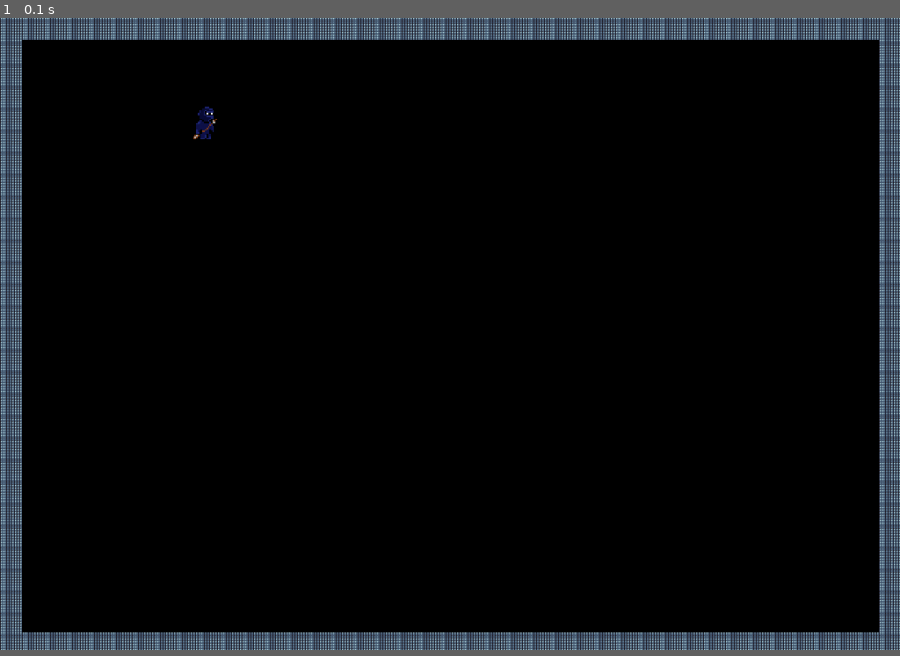
Above: before the commit, frame 1.
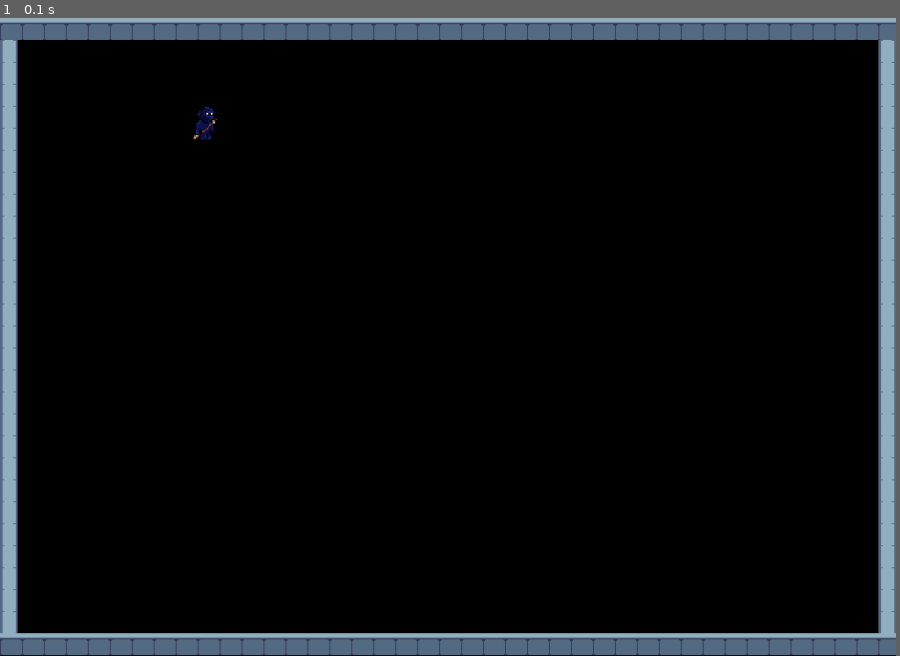
Above: after the commit, the same moment.

Repository: insper-classroom/devlife-23-1-projeto-pygame-gustavoc_sarti
Game: pygame game, started from main.py
Two runs of this game, one before a commit and one after it. Both use one fixed random seed, a clock stepped at 60 frames per second and the inputs below.
Inputs:
- Up to frame 1 (0.1 s): no input
In our replay, the window is 900x632 before the commit and 896x638 after it. These sizes can differ from the game's own. Grey fills any space a smaller window leaves; there, only what the larger window draws over its background counts as a difference.

The runs differ from the first frame. In frame 1, 8.2% of the frame differs, in the area x 0-100%, y 0-100%.

Commit message:
novas paredes

Diff:
--- a/config.py
+++ b/config.py
@@ -1,38 +1,36 @@
-import pygame
-
-SCREEN_HEIGHT = 720
-SCREEN_WIDTH = 1024
+SCREEN_HEIGHT = 726
+SCREEN_WIDTH = 1020
 
 WALL_GAP = 25
 
 MAP = [
     ['X','X','X','X','X','X','X','X','X','X','X','X','X','X','X','X','X','X','X','X','X','X','X','X','X','X','X','X','X','X','X','X','X','X','X','X','X','X','X','X','X'],
-    ['X',' ',' ',' ',' ',' ',' ',' ',' ',' ',' ',' ',' ',' ',' ',' ',' ',' ',' ',' ',' ',' ',' ',' ',' ',' ',' ',' ',' ',' ',' ',' ',' ',' ',' ',' ',' ',' ',' ',' ','X'],
-    ['X',' ',' ',' ',' ',' ','p',' ',' ',' ',' ',' ',' ',' ',' ',' ',' ',' ',' ',' ',' ',' ',' ',' ',' ',' ',' ',' ',' ',' ',' ',' ',' ',' ',' ',' ',' ',' ',' ',' ','X'],
-    ['X',' ',' ',' ',' ',' ',' ',' ',' ',' ',' ',' ',' ',' ',' ',' ',' ',' ',' ',' ',' ',' ',' ',' ',' ',' ',' ',' ',' ',' ',' ',' ',' ',' ',' ',' ',' ',' ',' ',' ','X'],
-    ['X',' ',' ',' ',' ',' ',' ',' ',' ',' ',' ',' ',' ',' ',' ',' ',' ',' ',' ',' ',' ',' ',' ',' ',' ',' ',' ',' ',' ',' ',' ',' ',' ',' ',' ',' ',' ',' ',' ',' ','X'],
-    ['X',' ',' ',' ',' ',' ',' ',' ',' ',' ',' ',' ',' ',' ',' ',' ',' ',' ',' ',' ',' ',' ',' ',' ',' ',' ',' ',' ',' ',' ',' ',' ',' ',' ',' ',' ',' ',' ',' ',' ','X'],
-    ['X',' ',' ',' ',' ',' ',' ',' ',' ',' ',' ',' ',' ',' ',' ',' ',' ',' ',' ',' ',' ',' ',' ',' ',' ',' ',' ',' ',' ',' ',' ',' ',' ',' ',' ',' ',' ',' ',' ',' ','X'],
-    ['X',' ',' ',' ',' ',' ',' ',' ',' ',' ',' ',' ',' ',' ',' ',' ',' ',' ',' ',' ',' ',' ',' ',' ',' ',' ',' ',' ',' ',' ',' ',' ',' ',' ',' ',' ',' ',' ',' ',' ','X'],
-    ['X',' ',' ',' ',' ',' ',' ',' ',' ',' ',' ',' ',' ',' ',' ',' ',' ',' ',' ',' ',' ',' ',' ',' ',' ',' ',' ',' ',' ',' ',' ',' ',' ',' ',' ',' ',' ',' ',' ',' ','X'],
-    ['X',' ',' ',' ',' ',' ',' ',' ',' ',' ',' ',' ',' ',' ',' ',' ',' ',' ',' ',' ',' ',' ',' ',' ',' ',' ',' ',' ',' ',' ',' ',' ',' ',' ',' ',' ',' ',' ',' ',' ','X'],
-    ['X',' ',' ',' ',' ',' ',' ',' ',' ',' ',' ',' ',' ',' ',' ',' ',' ',' ',' ',' ',' ',' ',' ',' ',' ',' ',' ',' ',' ',' ',' ',' ',' ',' ',' ',' ',' ',' ',' ',' ','X'],
-    ['X',' ',' ',' ',' ',' ',' ',' ',' ',' ',' ',' ',' ',' ',' ',' ',' ',' ',' ',' ',' ',' ',' ',' ',' ',' ',' ',' ',' ',' ',' ',' ',' ',' ',' ',' ',' ',' ',' ',' ','X'],
-    ['X',' ',' ',' ',' ',' ',' ',' ',' ',' ',' ',' ',' ',' ',' ',' ',' ',' ',' ',' ',' ',' ',' ',' ',' ',' ',' ',' ',' ',' ',' ',' ',' ',' ',' ',' ',' ',' ',' ',' ','X'],
-    ['X',' ',' ',' ',' ',' ',' ',' ',' ',' ',' ',' ',' ',' ',' ',' ',' ',' ',' ',' ',' ',' ',' ',' ',' ',' ',' ',' ',' ',' ',' ',' ',' ',' ',' ',' ',' ',' ',' ',' ','X'],
-    ['X',' ',' ',' ',' ',' ',' ',' ',' ',' ',' ',' ',' ',' ',' ',' ',' ',' ',' ',' ',' ',' ',' ',' ',' ',' ',' ',' ',' ',' ',' ',' ',' ',' ',' ',' ',' ',' ',' ',' ','X'],
-    ['X',' ',' ',' ',' ',' ',' ',' ',' ',' ',' ',' ',' ',' ',' ',' ',' ',' ',' ',' ',' ',' ',' ',' ',' ',' ',' ',' ',' ',' ',' ',' ',' ',' ',' ',' ',' ',' ',' ',' ','X'],
-    ['X',' ',' ',' ',' ',' ',' ',' ',' ',' ',' ',' ',' ',' ',' ',' ',' ',' ',' ',' ',' ',' ',' ',' ',' ',' ',' ',' ',' ',' ',' ',' ',' ',' ',' ',' ',' ',' ',' ',' ','X'],
-    ['X',' ',' ',' ',' ',' ',' ',' ',' ',' ',' ',' ',' ',' ',' ',' ',' ',' ',' ',' ',' ',' ',' ',' ',' ',' ',' ',' ',' ',' ',' ',' ',' ',' ',' ',' ',' ',' ',' ',' ','X'],
-    ['X',' ',' ',' ',' ',' ',' ',' ',' ',' ',' ',' ',' ',' ',' ',' ',' ',' ',' ',' ',' ',' ',' ',' ',' ',' ',' ',' ',' ',' ',' ',' ',' ',' ',' ',' ',' ',' ',' ',' ','X'],
-    ['X',' ',' ',' ',' ',' ',' ',' ',' ',' ',' ',' ',' ',' ',' ',' ',' ',' ',' ',' ',' ',' ',' ',' ',' ',' ',' ',' ',' ',' ',' ',' ',' ',' ',' ',' ',' ',' ',' ',' ','X'],
-    ['X',' ',' ',' ',' ',' ',' ',' ',' ',' ',' ',' ',' ',' ',' ',' ',' ',' ',' ',' ',' ',' ',' ',' ',' ',' ',' ',' ',' ',' ',' ',' ',' ',' ',' ',' ',' ',' ',' ',' ','X'],
-    ['X',' ',' ',' ',' ',' ',' ',' ',' ',' ',' ',' ',' ',' ',' ',' ',' ',' ',' ',' ',' ',' ',' ',' ',' ',' ',' ',' ',' ',' ',' ',' ',' ',' ',' ',' ',' ',' ',' ',' ','X'],
-    ['X',' ',' ',' ',' ',' ',' ',' ',' ',' ',' ',' ',' ',' ',' ',' ',' ',' ',' ',' ',' ',' ',' ',' ',' ',' ',' ',' ',' ',' ',' ',' ',' ',' ',' ',' ',' ',' ',' ',' ','X'],
-    ['X',' ',' ',' ',' ',' ',' ',' ',' ',' ',' ',' ',' ',' ',' ',' ',' ',' ',' ',' ',' ',' ',' ',' ',' ',' ',' ',' ',' ',' ',' ',' ',' ',' ',' ',' ',' ',' ',' ',' ','X'],
-    ['X',' ',' ',' ',' ',' ',' ',' ',' ',' ',' ',' ',' ',' ',' ',' ',' ',' ',' ',' ',' ',' ',' ',' ',' ',' ',' ',' ',' ',' ',' ',' ',' ',' ',' ',' ',' ',' ',' ',' ','X'],
-    ['X',' ',' ',' ',' ',' ',' ',' ',' ',' ',' ',' ',' ',' ',' ',' ',' ',' ',' ',' ',' ',' ',' ',' ',' ',' ',' ',' ',' ',' ',' ',' ',' ',' ',' ',' ',' ',' ',' ',' ','X'],
-    ['X',' ',' ',' ',' ',' ',' ',' ',' ',' ',' ',' ',' ',' ',' ',' ',' ',' ',' ',' ',' ',' ',' ',' ',' ',' ',' ',' ',' ',' ',' ',' ',' ',' ',' ',' ',' ',' ',' ',' ','X'],
-    ['X',' ',' ',' ',' ',' ',' ',' ',' ',' ',' ',' ',' ',' ',' ',' ',' ',' ',' ',' ',' ',' ',' ',' ',' ',' ',' ',' ',' ',' ',' ',' ',' ',' ',' ',' ',' ',' ',' ',' ','X'],
+    ['S',' ',' ',' ',' ',' ',' ',' ',' ',' ',' ',' ',' ',' ',' ',' ',' ',' ',' ',' ',' ',' ',' ',' ',' ',' ',' ',' ',' ',' ',' ',' ',' ',' ',' ',' ',' ',' ',' ',' ','S'],
+    ['S',' ',' ',' ',' ',' ','p',' ',' ',' ',' ',' ',' ',' ',' ',' ',' ',' ',' ',' ',' ',' ',' ',' ',' ',' ',' ',' ',' ',' ',' ',' ',' ',' ',' ',' ',' ',' ',' ',' ','S'],
+    ['S',' ',' ',' ',' ',' ',' ',' ',' ',' ',' ',' ',' ',' ',' ',' ',' ',' ',' ',' ',' ',' ',' ',' ',' ',' ',' ',' ',' ',' ',' ',' ',' ',' ',' ',' ',' ',' ',' ',' ','S'],
+    ['S',' ',' ',' ',' ',' ',' ',' ',' ',' ',' ',' ',' ',' ',' ',' ',' ',' ',' ',' ',' ',' ',' ',' ',' ',' ',' ',' ',' ',' ',' ',' ',' ',' ',' ',' ',' ',' ',' ',' ','S'],
+    ['S',' ',' ',' ',' ',' ',' ',' ',' ',' ',' ',' ',' ',' ',' ',' ',' ',' ',' ',' ',' ',' ',' ',' ',' ',' ',' ',' ',' ',' ',' ',' ',' ',' ',' ',' ',' ',' ',' ',' ','S'],
+    ['S',' ',' ',' ',' ',' ',' ',' ',' ',' ',' ',' ',' ',' ',' ',' ',' ',' ',' ',' ',' ',' ',' ',' ',' ',' ',' ',' ',' ',' ',' ',' ',' ',' ',' ',' ',' ',' ',' ',' ','S'],
+    ['S',' ',' ',' ',' ',' ',' ',' ',' ',' ',' ',' ',' ',' ',' ',' ',' ',' ',' ',' ',' ',' ',' ',' ',' ',' ',' ',' ',' ',' ',' ',' ',' ',' ',' ',' ',' ',' ',' ',' ','S'],
+    ['S',' ',' ',' ',' ',' ',' ',' ',' ',' ',' ',' ',' ',' ',' ',' ',' ',' ',' ',' ',' ',' ',' ',' ',' ',' ',' ',' ',' ',' ',' ',' ',' ',' ',' ',' ',' ',' ',' ',' ','S'],
+    ['S',' ',' ',' ',' ',' ',' ',' ',' ',' ',' ',' ',' ',' ',' ',' ',' ',' ',' ',' ',' ',' ',' ',' ',' ',' ',' ',' ',' ',' ',' ',' ',' ',' ',' ',' ',' ',' ',' ',' ','S'],
+    ['S',' ',' ',' ',' ',' ',' ',' ',' ',' ',' ',' ',' ',' ',' ',' ',' ',' ',' ',' ',' ',' ',' ',' ',' ',' ',' ',' ',' ',' ',' ',' ',' ',' ',' ',' ',' ',' ',' ',' ','S'],
+    ['S',' ',' ',' ',' ',' ',' ',' ',' ',' ',' ',' ',' ',' ',' ',' ',' ',' ',' ',' ',' ',' ',' ',' ',' ',' ',' ',' ',' ',' ',' ',' ',' ',' ',' ',' ',' ',' ',' ',' ','S'],
+    ['S',' ',' ',' ',' ',' ',' ',' ',' ',' ',' ',' ',' ',' ',' ',' ',' ',' ',' ',' ',' ',' ',' ',' ',' ',' ',' ',' ',' ',' ',' ',' ',' ',' ',' ',' ',' ',' ',' ',' ','S'],
+    ['S',' ',' ',' ',' ',' ',' ',' ',' ',' ',' ',' ',' ',' ',' ',' ',' ',' ',' ',' ',' ',' ',' ',' ',' ',' ',' ',' ',' ',' ',' ',' ',' ',' ',' ',' ',' ',' ',' ',' ','S'],
+    ['S',' ',' ',' ',' ',' ',' ',' ',' ',' ',' ',' ',' ',' ',' ',' ',' ',' ',' ',' ',' ',' ',' ',' ',' ',' ',' ',' ',' ',' ',' ',' ',' ',' ',' ',' ',' ',' ',' ',' ','S'],
+    ['S',' ',' ',' ',' ',' ',' ',' ',' ',' ',' ',' ',' ',' ',' ',' ',' ',' ',' ',' ',' ',' ',' ',' ',' ',' ',' ',' ',' ',' ',' ',' ',' ',' ',' ',' ',' ',' ',' ',' ','S'],
+    ['S',' ',' ',' ',' ',' ',' ',' ',' ',' ',' ',' ',' ',' ',' ',' ',' ',' ',' ',' ',' ',' ',' ',' ',' ',' ',' ',' ',' ',' ',' ',' ',' ',' ',' ',' ',' ',' ',' ',' ','S'],
+    ['S',' ',' ',' ',' ',' ',' ',' ',' ',' ',' ',' ',' ',' ',' ',' ',' ',' ',' ',' ',' ',' ',' ',' ',' ',' ',' ',' ',' ',' ',' ',' ',' ',' ',' ',' ',' ',' ',' ',' ','S'],
+    ['S',' ',' ',' ',' ',' ',' ',' ',' ',' ',' ',' ',' ',' ',' ',' ',' ',' ',' ',' ',' ',' ',' ',' ',' ',' ',' ',' ',' ',' ',' ',' ',' ',' ',' ',' ',' ',' ',' ',' ','S'],
+    ['S',' ',' ',' ',' ',' ',' ',' ',' ',' ',' ',' ',' ',' ',' ',' ',' ',' ',' ',' ',' ',' ',' ',' ',' ',' ',' ',' ',' ',' ',' ',' ',' ',' ',' ',' ',' ',' ',' ',' ','S'],
+    ['S',' ',' ',' ',' ',' ',' ',' ',' ',' ',' ',' ',' ',' ',' ',' ',' ',' ',' ',' ',' ',' ',' ',' ',' ',' ',' ',' ',' ',' ',' ',' ',' ',' ',' ',' ',' ',' ',' ',' ','S'],
+    ['S',' ',' ',' ',' ',' ',' ',' ',' ',' ',' ',' ',' ',' ',' ',' ',' ',' ',' ',' ',' ',' ',' ',' ',' ',' ',' ',' ',' ',' ',' ',' ',' ',' ',' ',' ',' ',' ',' ',' ','S'],
+    ['S',' ',' ',' ',' ',' ',' ',' ',' ',' ',' ',' ',' ',' ',' ',' ',' ',' ',' ',' ',' ',' ',' ',' ',' ',' ',' ',' ',' ',' ',' ',' ',' ',' ',' ',' ',' ',' ',' ',' ','S'],
+    ['S',' ',' ',' ',' ',' ',' ',' ',' ',' ',' ',' ',' ',' ',' ',' ',' ',' ',' ',' ',' ',' ',' ',' ',' ',' ',' ',' ',' ',' ',' ',' ',' ',' ',' ',' ',' ',' ',' ',' ','S'],
+    ['S',' ',' ',' ',' ',' ',' ',' ',' ',' ',' ',' ',' ',' ',' ',' ',' ',' ',' ',' ',' ',' ',' ',' ',' ',' ',' ',' ',' ',' ',' ',' ',' ',' ',' ',' ',' ',' ',' ',' ','S'],
+    ['S',' ',' ',' ',' ',' ',' ',' ',' ',' ',' ',' ',' ',' ',' ',' ',' ',' ',' ',' ',' ',' ',' ',' ',' ',' ',' ',' ',' ',' ',' ',' ',' ',' ',' ',' ',' ',' ',' ',' ','S'],
+    ['S',' ',' ',' ',' ',' ',' ',' ',' ',' ',' ',' ',' ',' ',' ',' ',' ',' ',' ',' ',' ',' ',' ',' ',' ',' ',' ',' ',' ',' ',' ',' ',' ',' ',' ',' ',' ',' ',' ',' ','S'],
+    ['S',' ',' ',' ',' ',' ',' ',' ',' ',' ',' ',' ',' ',' ',' ',' ',' ',' ',' ',' ',' ',' ',' ',' ',' ',' ',' ',' ',' ',' ',' ',' ',' ',' ',' ',' ',' ',' ',' ',' ','S'],
     ['X','X','X','X','X','X','X','X','X','X','X','X','X','X','X','X','X','X','X','X','X','X','X','X','X','X','X','X','X','X','X','X','X','X','X','X','X','X','X','X','X']
 ]
--- a/game.py
+++ b/game.py
@@ -1,7 +1,7 @@
 import pygame
 from sprites.player import *
 from config import *
-from map_content import Wall
+from sprites.map_content import *
 
 
 class Game:
@@ -28,15 +28,17 @@
                 y = line_index  * WALL_GAP
                 if column == 'X':
                     Wall((x, y), self.sprites)
+                if column == 'S':
+                    SideWall((x, y), self.sprites)
+                # if column == ' ':
+                #     Floor((x, y), self.sprites)
                 if column == 'p':
                     self.player = Player((x, y), self.sprites)
-
 
     def desenha(self):
         self.sprites.draw(self.window)
         pygame.display.update()
 
-
     def start(self):
         while self.atualiza_estado():
             self.desenha()
--- a/sprites/map_content.py
+++ b/sprites/map_content.py
@@ -1,9 +1,23 @@
 import pygame
+
+class SideWall(pygame.sprite.Sprite):
+    def __init__(self, position, group):
+        super().__init__(group)
+        self.image = pygame.image.load('assets/images/sidewall.png')
+        self.image = pygame.transform.scale(self.image, (20, 25))
+        self.rect = self.image.get_rect(topleft=position)
 
 class Wall(pygame.sprite.Sprite):
     def __init__(self, position, group):
-
         super().__init__(group)
-        self.image = pygame.image.load('assets/images/parede.png')
+        self.image = pygame.image.load('assets/images/wall.png')
         self.image = pygame.transform.scale(self.image, (25, 25))
         self.rect = self.image.get_rect(topleft=position)
+
+class Floor(pygame.sprite.Sprite):
+    def __init__(self, position, group):
+        super().__init__(group)
+        self.image = pygame.image.load('assets/images/HIGHTECH.png')
+        self.image = pygame.transform.scale(self.image, (25, 25))
+        self.image.set_alpha(5)
+        self.rect = self.image.get_rect(topleft=position)
Binary file added: assets/images/HIGHTECH.png
Binary file added: assets/images/floor.png
Binary file added: assets/images/sidewall.png
Binary file removed: assets/images/square.png
Binary file added: assets/images/wall.png
